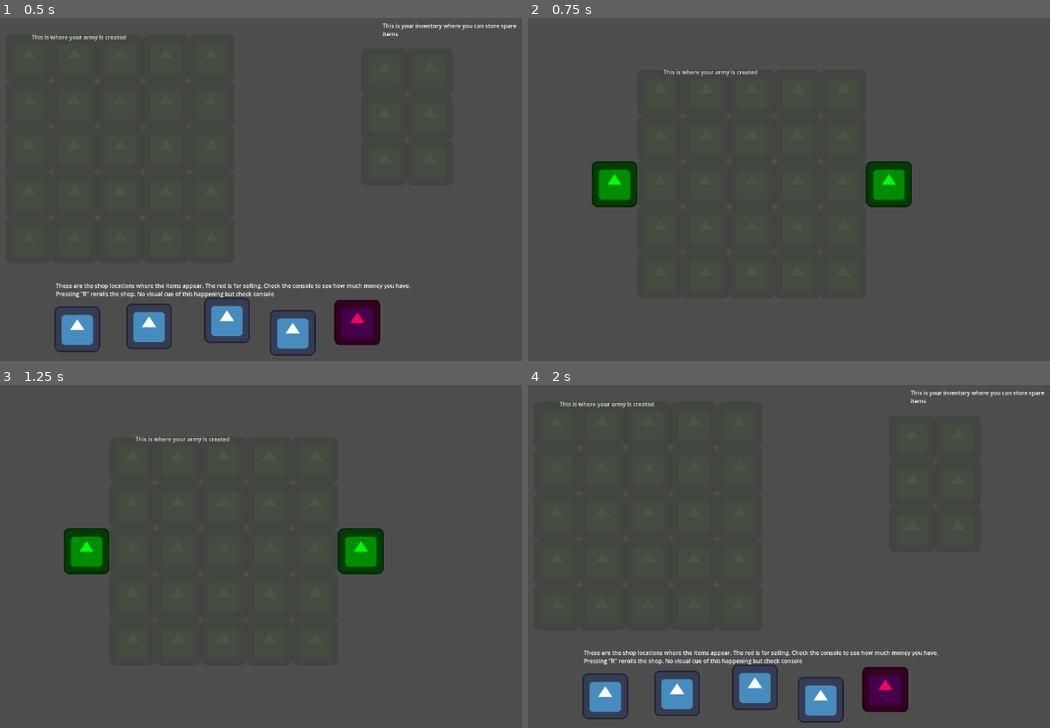
Above: before the commit, frames 1-4 (two rows, left to right).
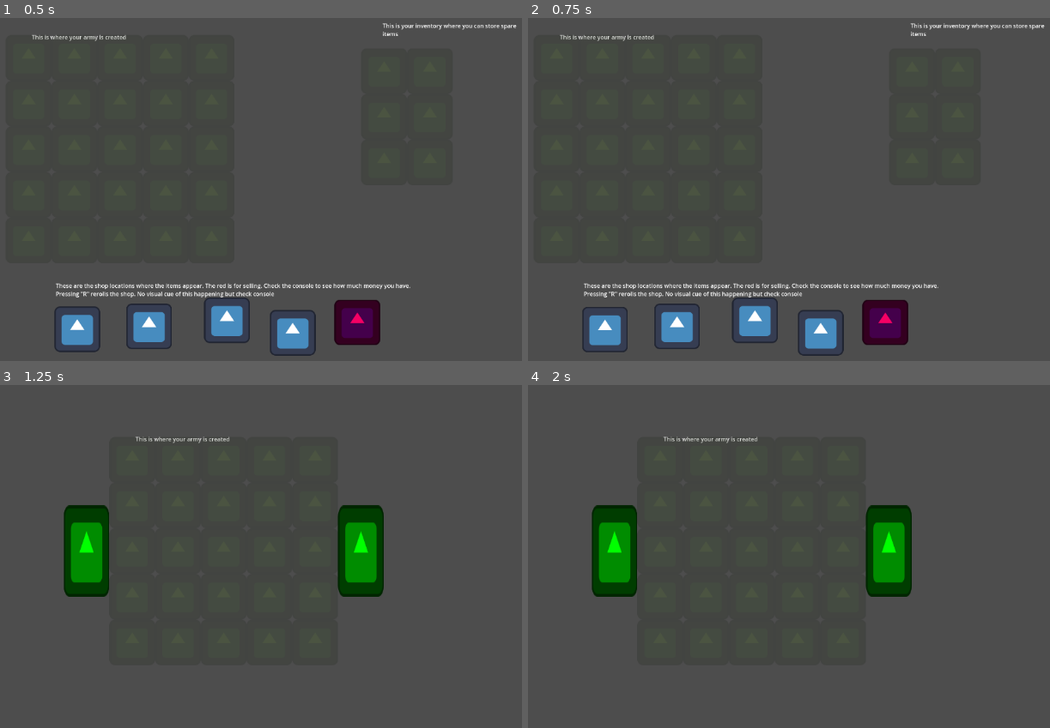
Above: after the commit, the same moments.

Repository: LorcanSmith/Armies
Game: Godot game, scene res://Scenes/main.tscn
Same seed, same stepped clock (60 frames per second), same inputs: the game is played once before the commit and once after it. The engine's default icon, where the game draws it, is replaced by a stand-in: a white triangle on a blue panel in a dark square.
Inputs (mouse positions are in pixels of both pictures, inside the frame that each line leads up to):
- Up to frame 1 (0.5 s): no input
- Up to frame 2 (0.75 s): tap Enter (ui_accept) at 0.5 s; move the mouse to (606, 330) at 0.52 s; hold D from 0.53 s (still down); hold T from 0.53 s (still down); click (606, 330) at 0.67 s
- Up to frame 3 (1.25 s): keep holding D; keep holding T; tap Enter (ui_accept) at 0.77, 0.8, 1.07 s
- Up to frame 4 (2 s): move the mouse to (627, 559) at 1.27 s; release D at 1.28 s; release T at 1.28 s; hold S from 1.28 s (still down); tap Enter (ui_accept) at 1.35, 1.52, 1.82 s; tap T at 1.55 s

Frame 1 is identical in both runs. In frame 2, 7.8% of the frame differs, in the area x 6-100%, y 1-99%; in frame 3, 3.0%; in frame 4, 10%.
Error before the commit: Attempt to call function 'battle_ticker' in base 'null instance' on a null instance. (res://Scripts/Managers/game_manager.gd:72)
Error after the commit: Invalid access to property or key 'player_headquarter' on a base object of type 'null instance'. (res://Scripts/Managers/game_manager.gd:77)

Commit message:
Headquarters can be damaged
Pressing "D" does damage to the headquarters. Once a headquarter has been destroyed the next tick will go back to the shop

Diff:
--- a/Prefabs/Managers/headquarter.tscn
+++ b/Prefabs/Managers/headquarter.tscn
@@ -1,9 +1,21 @@
-[gd_scene load_steps=2 format=3 uid="uid://cuf4kh851odj1"]
+[gd_scene load_steps=4 format=3 uid="uid://cuf4kh851odj1"]
 
+[ext_resource type="Script" path="res://Scripts/Managers/headquater.gd" id="1_2vm1v"]
 [ext_resource type="Texture2D" uid="uid://fx6vipkd6jt3" path="res://icon.svg" id="1_fkx2v"]
 
-[node name="headquarter" type="Node2D"]
+[sub_resource type="RectangleShape2D" id="RectangleShape2D_awxjh"]
+size = Vector2(114, 253)
+
+[node name="headquarter" type="Node2D" groups=["headquarter"]]
 modulate = Color(0, 1, 0, 1)
+script = ExtResource("1_2vm1v")
 
 [node name="Sprite2D" type="Sprite2D" parent="."]
+scale = Vector2(1, 2)
 texture = ExtResource("1_fkx2v")
+
+[node name="Area2D" type="Area2D" parent="." groups=["headquarter"]]
+
+[node name="CollisionShape2D" type="CollisionShape2D" parent="Area2D"]
+position = Vector2(-2, 0.5)
+shape = SubResource("RectangleShape2D_awxjh")
--- a/Scripts/Managers/combat_manager.gd
+++ b/Scripts/Managers/combat_manager.gd
@@ -7,6 +7,8 @@
 
 # used to end combat and return to store
 var battle_over : bool = false
+#If the enemy base gets destroyed, this gets set to true
+var player_won : bool = false
 
 # army belonging to the user
 var player_army : Array = []
@@ -36,15 +38,18 @@
 
 
 func battle_ticker():
-	#while !battle_over:
-	#If movement is next
-	if(movement_next_phase):
-		movement_phase()
-	#If movement is not next, it must be combat
+	#If the battle isn't over, keep the units fighting
+	if(!battle_over):
+		#If movement is next
+		if(movement_next_phase):
+			movement_phase()
+		#If movement is not next, it must be combat
+		else:
+			combat_phase()
+			#combat_phase()
+	#If the battle is over then go back to the shop
 	else:
-		combat_phase()
-		#combat_phase()
-
+		game_manager.swap_scenes()
 func movement_phase():
 	#Makes sure we don't do two sets of movement
 	movement_next_phase = false
@@ -117,3 +122,10 @@
 	var base_destroyed = true
 	if base_destroyed:
 		battle_over = true
+
+#Called by a headquarter when it is destroyed
+func headquarter_destroyed(enemy_base_destroyed : bool):
+	#If it was the enemy base that got destroyed then the player wins
+	player_won = enemy_base_destroyed
+	#The battle is over
+	battle_over = true
--- a/Scripts/Managers/game_manager.gd
+++ b/Scripts/Managers/game_manager.gd
@@ -24,7 +24,7 @@
 func _process(_delta):
 	if Input.is_action_just_pressed("ui_accept"):
 		swap_scenes()
-		create_scene()
+
 
 func send_enemy_army() -> Array:
 	return Array()
@@ -36,6 +36,7 @@
 
 	current_scene.queue_free()
 	print("in_combat = ", in_combat)
+	create_scene()
 
 func create_scene():
 	if in_combat:
@@ -72,3 +73,5 @@
 		CombatManager.battle_ticker()
 	if Input.is_key_pressed(KEY_X):
 		CombatManager.setup_headquarters()
+	if Input.is_key_pressed(KEY_D):
+		CombatManager.player_headquarter.hurt(100)
--- a/Scripts/Managers/headquater.gd
+++ b/Scripts/Managers/headquater.gd
@@ -13,8 +13,11 @@
 func destroy_headquarters():
 	#If this is the players headquaters, then we lose
 	if(self.is_in_group("player")):
-		#LOSE
+		#Tell the combat manager that the player's headquarter has been destroyed
+		get_parent().headquarter_destroyed(false)
 		print("YOU LOSE")
 	#If this is the enemies headquarters, then we win
 	else:
+		#Tell the combat manager that the enemy's headquarter has been destroyed
+		get_parent().headquarter_destroyed(true)
 		print("YOU WIN")
--- a/project.godot
+++ b/project.godot
@@ -21,3 +21,4 @@
 sell_location="Area which triggers selling a unit"
 player=""
 enemy=""
+headquarter=""
